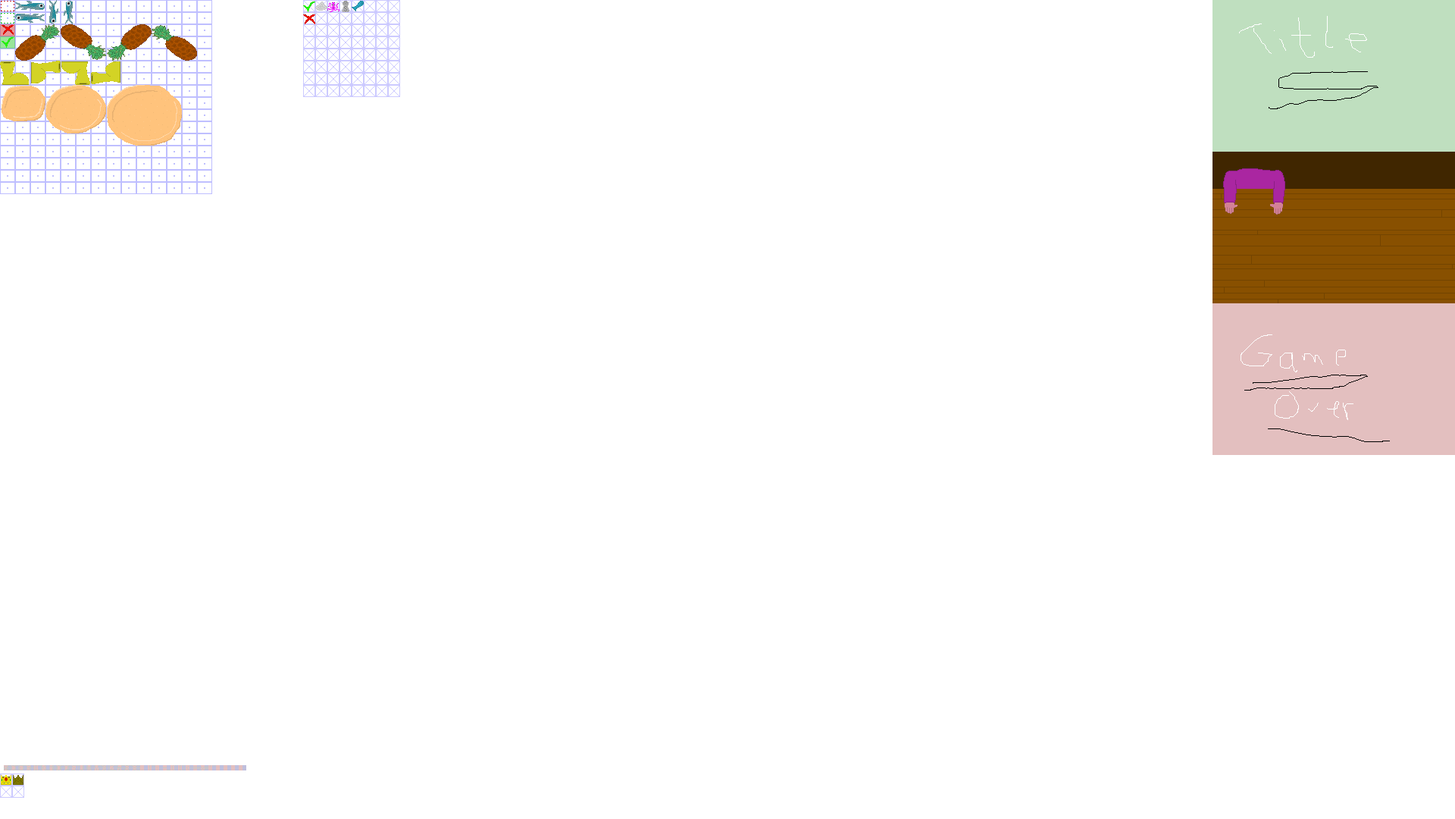
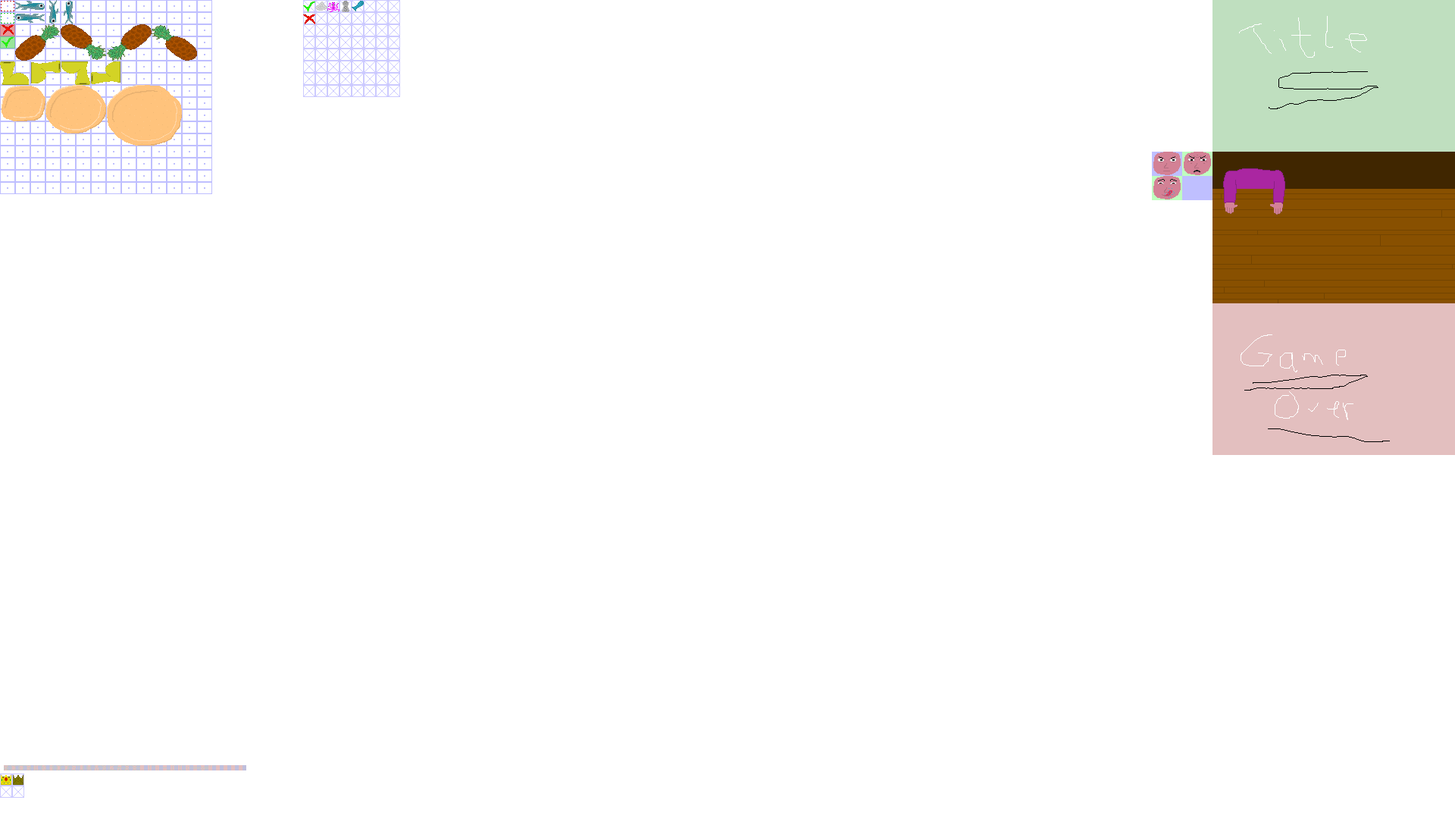
The second (1455, 819) image is a revision of the first. Changes to its layers:
added layer "customer_head" above "backgrounds" over [1153, 151, 1212, 200]
painted on "helpers" over [1152, 151, 1213, 201]
